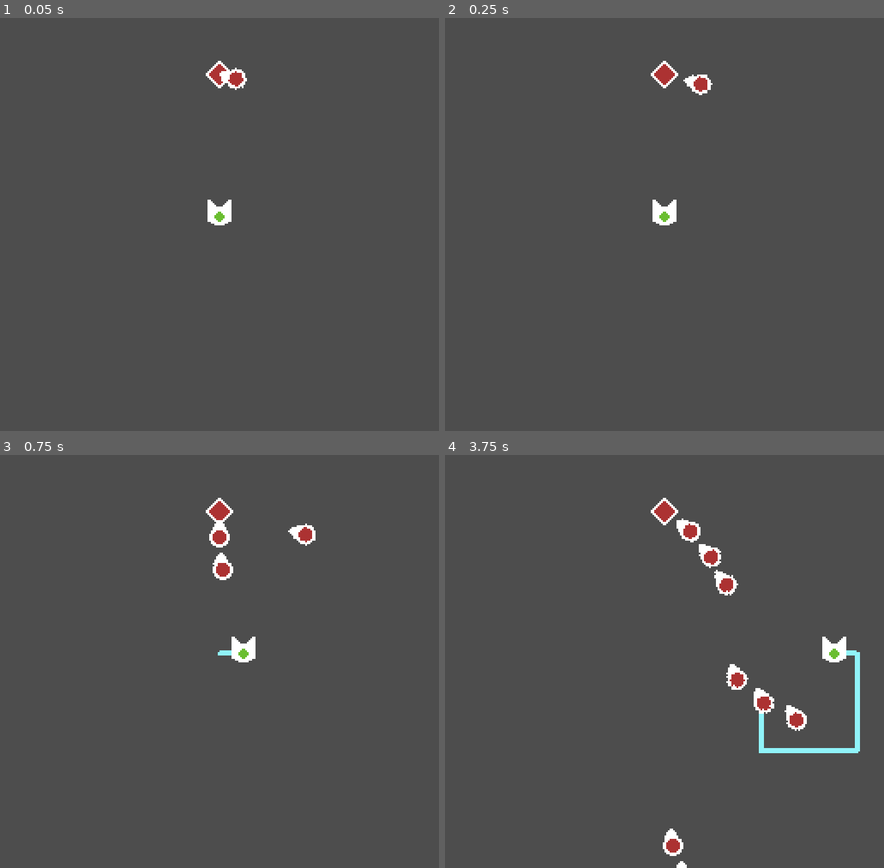
Above: before the commit, frames 1-4 (two rows, left to right).
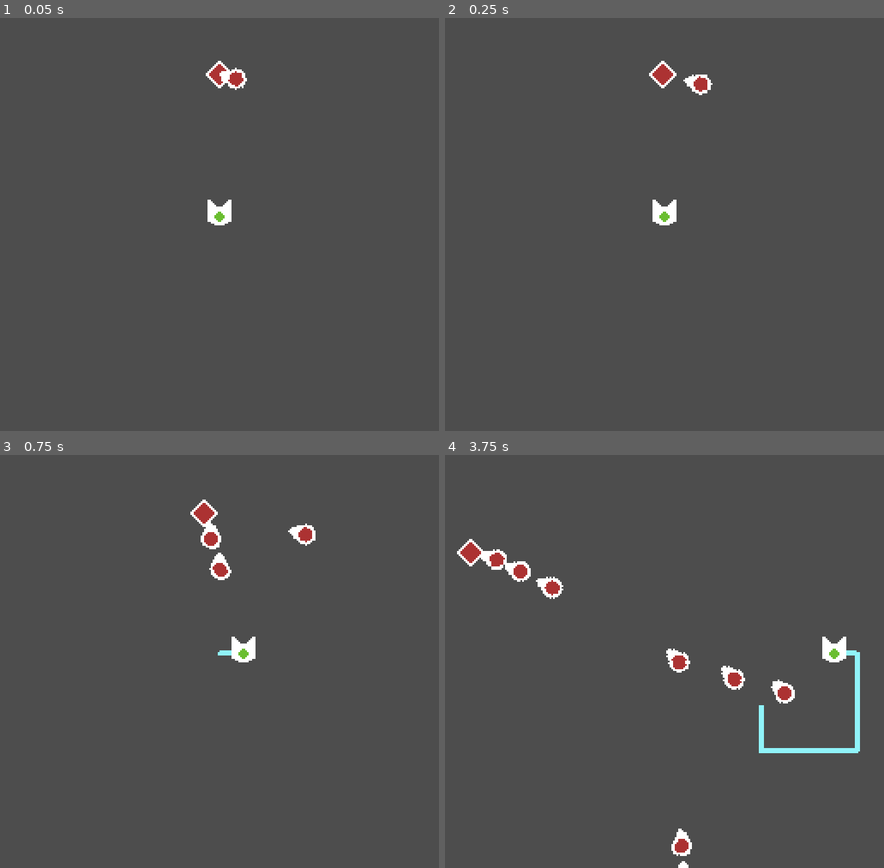
Above: after the commit, the same moments.

Repository: kennethbchen/Bullet-Wrangler-Game
Game: Godot game, scene res://Game.tscn
Two runs of this game, one before a commit and one after it. Both use one fixed random seed, a clock stepped at 60 frames per second and the inputs below.
Inputs:
- Up to frame 1 (0.05 s): no input
- Up to frame 2 (0.25 s): no input
- Up to frame 3 (0.75 s): hold D (Right) from 0.53 s (still down); hold Space (Attack) from 0.53 s (still down)
- Up to frame 4 (3.75 s): release D (Right) at 1.28 s; release Space (Attack) at 1.28 s; hold S (Down) 1.28-2.03 s; tap Space (Attack) at 1.35, 2.85 s; hold D (Right) 2.03-2.78 s; hold Space (Attack) 2.03-2.78 s; hold W (Up) 2.78-3.53 s; hold A (Left) from 3.53 s (still down); hold Space (Attack) from 3.53 s (still down)

Frame 1 is identical in both runs. In frame 2, less than 0.1% of the frame differs, in the area x 46-58%, y 10-18%; in frame 3, 0.8%; in frame 4, 3.1%, in the area x 2-83%, y 10-100%.

Commit message:
Made basic enemy movement system

Diff:
--- a/Game.tscn
+++ b/Game.tscn
@@ -73,6 +73,20 @@
 position = Vector2(128, 0)
 shape = SubResource("WorldBoundaryShape2D_y8ugp")
 
+[node name="EnemyPatrolPoints" type="Node" parent="."]
+
+[node name="1" type="Marker2D" parent="EnemyPatrolPoints"]
+position = Vector2(32, 64)
+
+[node name="2" type="Marker2D" parent="EnemyPatrolPoints"]
+position = Vector2(224, 64)
+
+[node name="3" type="Marker2D" parent="EnemyPatrolPoints"]
+position = Vector2(128, 48)
+
+[node name="4" type="Marker2D" parent="EnemyPatrolPoints"]
+position = Vector2(128, 80)
+
 [node name="Player" type="CharacterBody2D" parent="."]
 position = Vector2(128, 128)
 collision_layer = 0
@@ -119,9 +133,11 @@
 position = Vector2(0, 3)
 texture = ExtResource("4_7p6tv")
 
-[node name="Enemy" type="CharacterBody2D" parent="." node_paths=PackedStringArray("target_node")]
+[node name="Enemy" type="CharacterBody2D" parent="." node_paths=PackedStringArray("patrol_point_parent", "target_node")]
 position = Vector2(128, 48)
+collision_mask = 4
 script = ExtResource("12_dhr3g")
+patrol_point_parent = NodePath("../EnemyPatrolPoints")
 target_node = NodePath("../Player")
 
 [node name="Bounds" type="CollisionShape2D" parent="Enemy"]
--- a/Scripts/Enemy.gd
+++ b/Scripts/Enemy.gd
@@ -2,17 +2,33 @@
 
 class_name Enemy
 
+@export var patrol_point_parent: Node
+
 @export var target_node: Node2D
+
+@export var speed: float = 30
+
+@export var patrol_max_radius: float = 20
 
 @onready var health_system = $HealthSystem
 
+var rand: RandomNumberGenerator
+
+var current_patrol_target: Node2D
+
 # Called when the node enters the scene tree for the first time.
 func _ready():
-	pass # Replace with function body.
+	rand = RandomNumberGenerator.new()
 
-# Called every frame. 'delta' is the elapsed time since the previous frame.
-func _process(delta):
-	pass
+func _physics_process(delta):
+
+	if current_patrol_target == null or global_position.distance_to(current_patrol_target.global_position) < patrol_max_radius:
+		current_patrol_target = patrol_point_parent.get_children()[rand.randi_range(0, patrol_point_parent.get_children().size() - 1)]
+
+	velocity += (current_patrol_target.position - global_position).normalized() * speed * delta
+
+	move_and_slide()
+
 
 func take_damage(damage: int):
 	health_system.change_health(-abs(damage))
